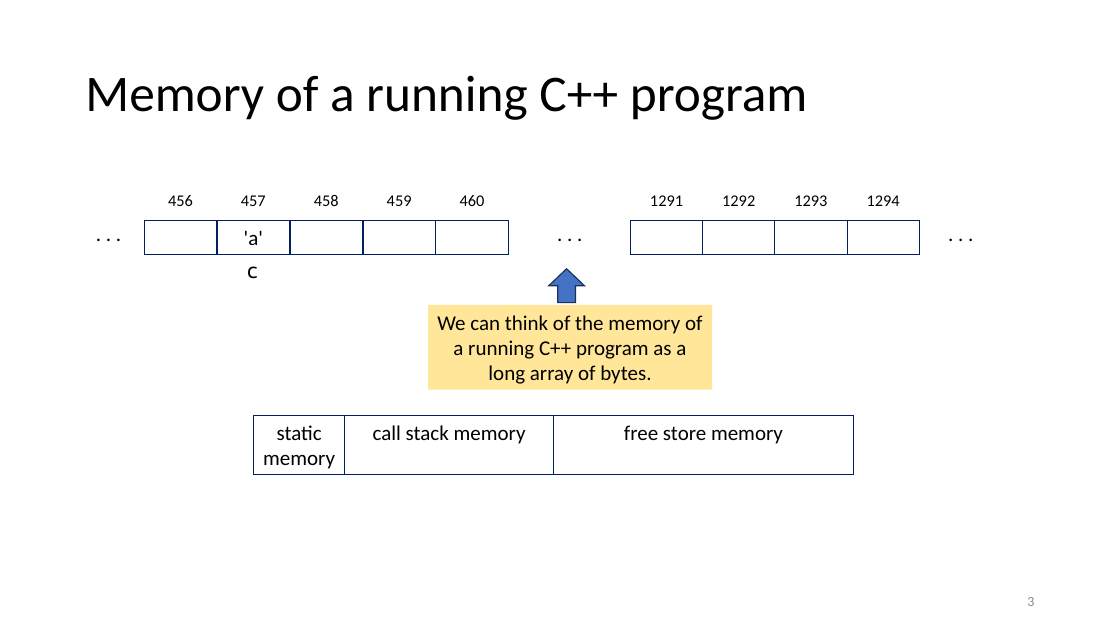
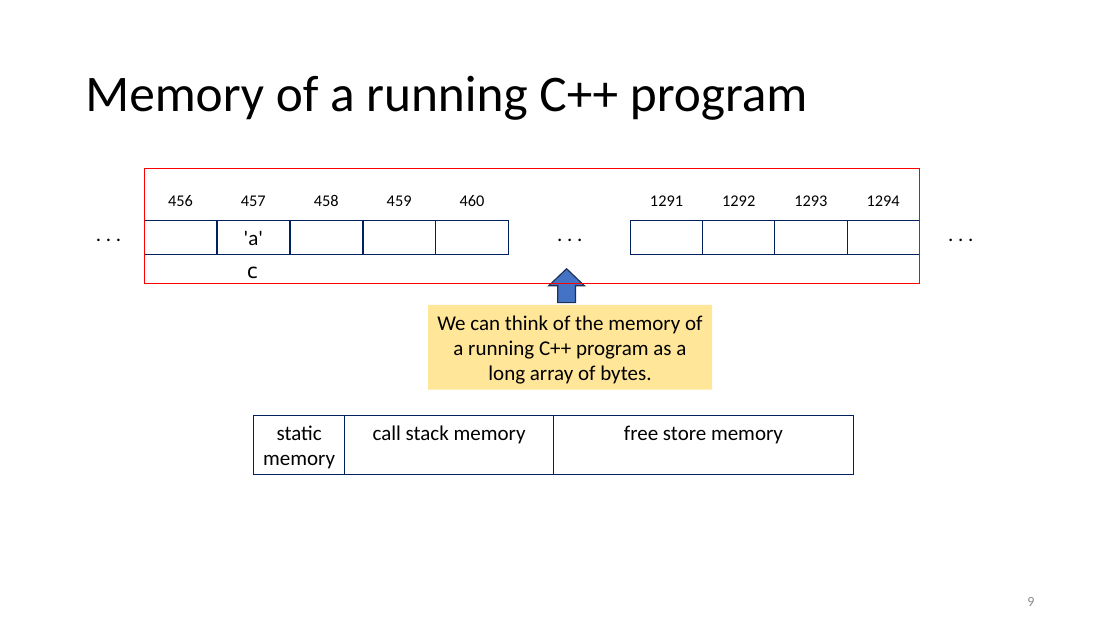
Before and after one commit to tjd1234/cmpt135spring2024, a slide deck: slide 9 of sample_code/week3/week3_cmpt135.pptx (slide 3 before the commit). Drawn at 1120x630 pixels with LibreOffice and Linux fonts; fonts in the diff are those of the drawing. Boxes give left, top, right and bottom in pixels: in the first picture for what was removed or moved away, otherwise in the second. Text is boxed around its words. In the diff, an @@ line names an element or a change of style, - is before the commit and + after.

```diff
--- a/sample_code/week3/week3_cmpt135.pptx
+++ b/sample_code/week3/week3_cmpt135.pptx
@@ rectangle added at (145,169,919,284), outline #FF0000 1 pt @@
@@ page number at (1027,597,1034,606): text changed @@
-3
+9
```
Also in this commit, not shown: 8 other slides changed, 6 slides added, 3 other files.
